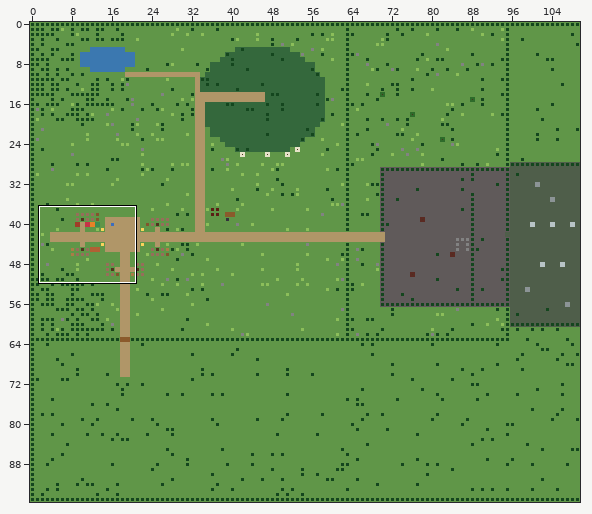
Tiled map (JSON): maps/region.tmj. Above, an overview of the earlier version with the close-up marked.
Close-up. Before the commit:
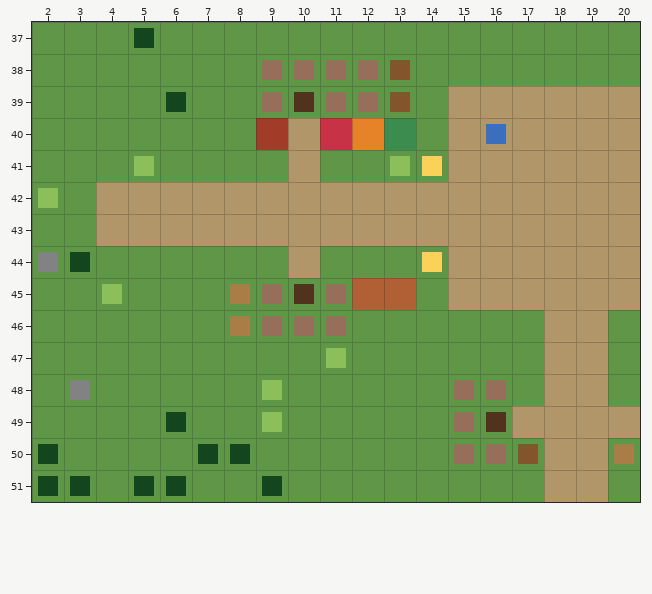
Cells are 16x16 px. Shown: x 2..20, y 37..51. The commit also changed other parts of the map, which this record leaves out.
Once edited:
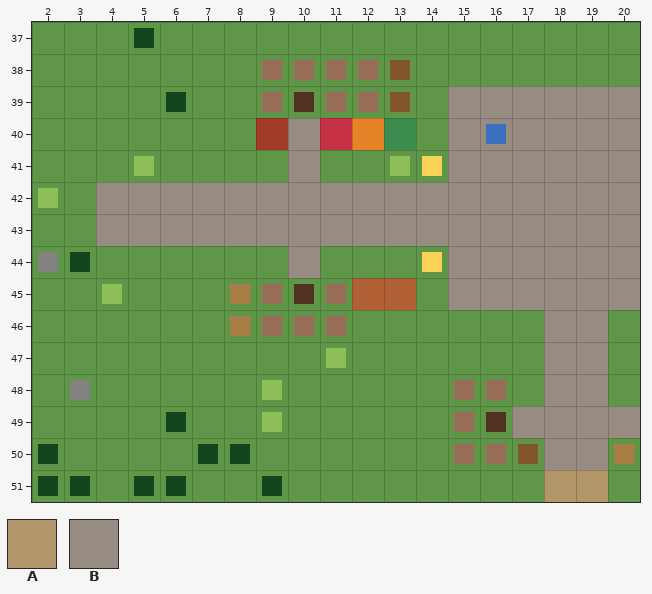
Key: from "region": A 2, B 38.
_ is an empty cell.
The exact change:
{"where": "layer \"ground\""}
{"y":39,"x":15,"old":"AAAAAA","new":"BBBBBB"}
{"y":40,"x":10,"old":"A","new":"B"}
{"y":40,"x":15,"old":"AAAAAA","new":"BBBBBB"}
{"y":41,"x":10,"old":"A","new":"B"}
{"y":41,"x":15,"old":"AAAAAA","new":"BBBBBB"}
{"y":42,"x":4,"old":"AAAAAAAAAAAAAAAAA","new":"BBBBBBBBBBBBBBBBB"}
{"y":43,"x":4,"old":"AAAAAAAAAAAAAAAAA","new":"BBBBBBBBBBBBBBBBB"}
{"y":44,"x":10,"old":"A","new":"B"}
{"y":44,"x":15,"old":"AAAAAA","new":"BBBBBB"}
{"y":45,"x":15,"old":"AAAAAA","new":"BBBBBB"}
{"y":46,"x":18,"old":"AA","new":"BB"}
{"y":47,"x":18,"old":"AA","new":"BB"}
{"y":48,"x":18,"old":"AA","new":"BB"}
{"y":49,"x":17,"old":"AAAA","new":"BBBB"}
{"y":50,"x":18,"old":"AA","new":"BB"}
{"label":"changed","picture_box":[96,86,640,470]}
